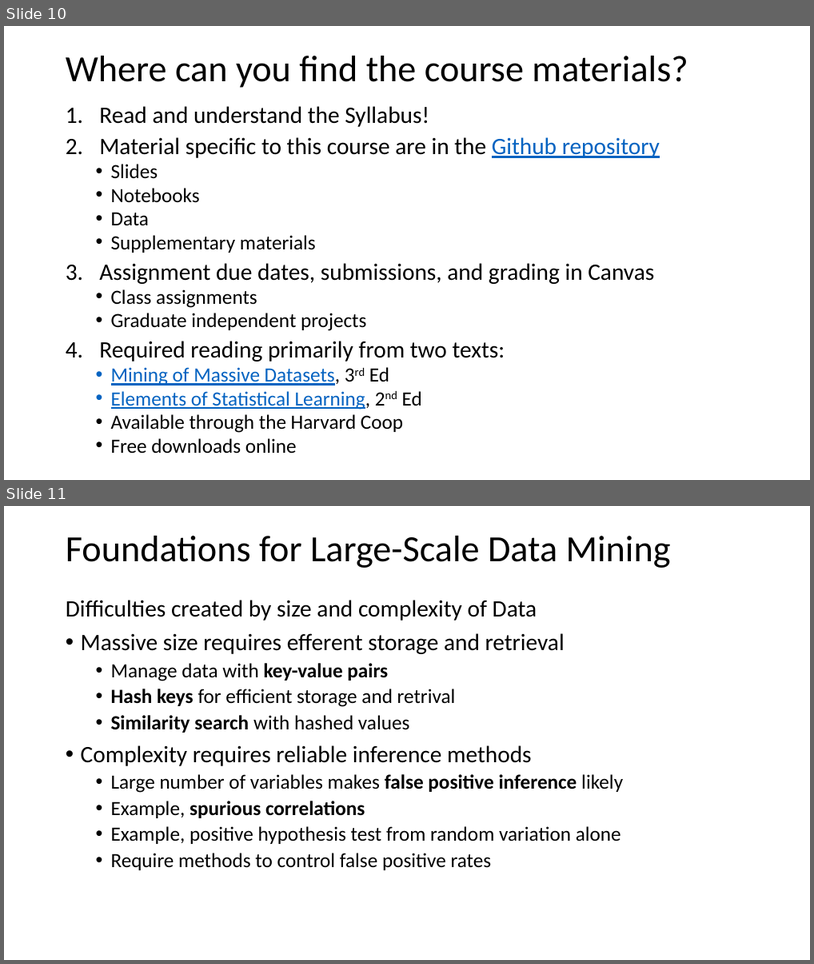
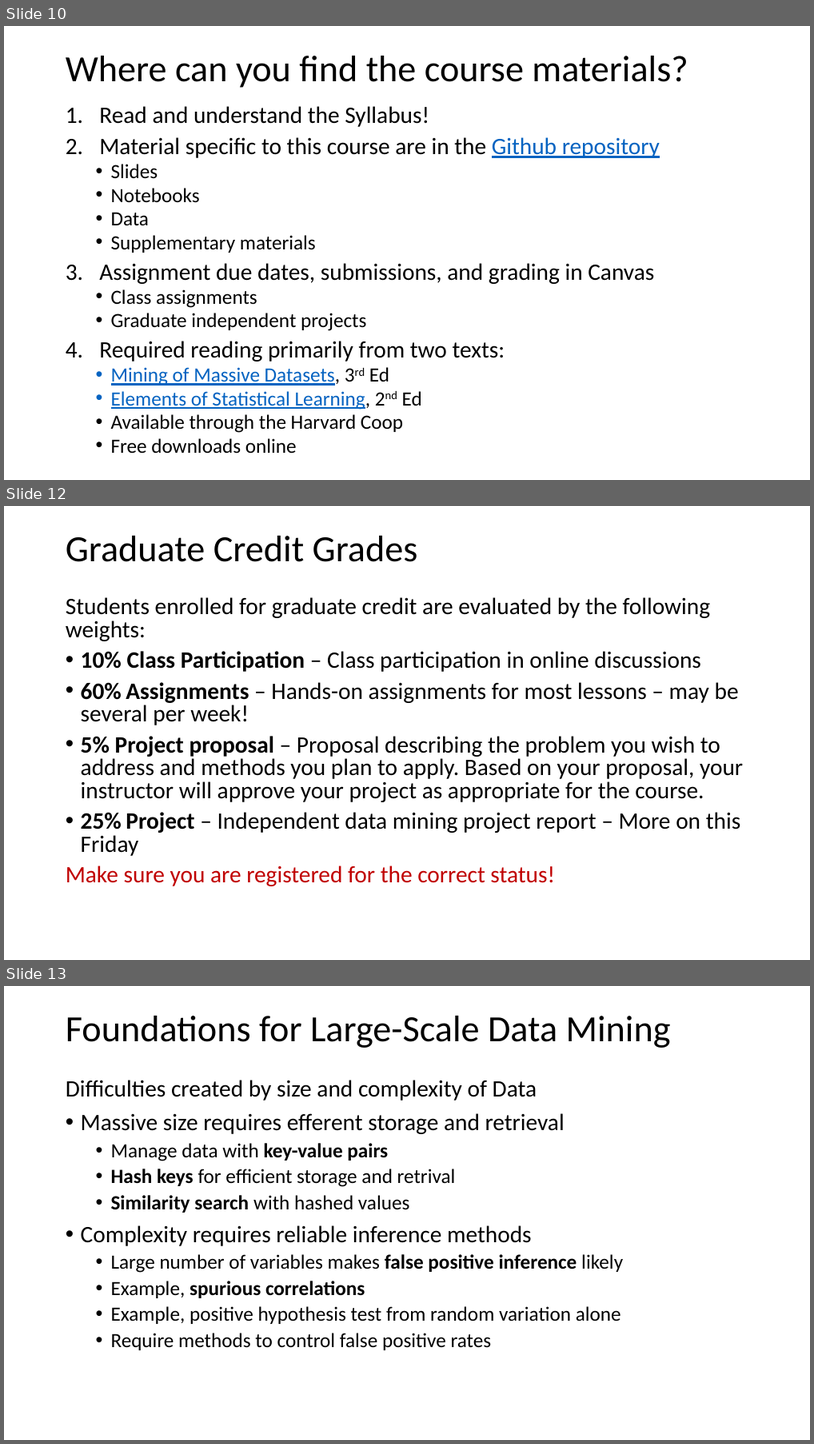
Before and after one commit to StephenElston/CSCI-E-108, a slide deck: slides/1_Introduction.pptx. Shown one above the other, each under a label of ours: slides 10 and 11 before the commit, slides 10, 12 and 13 after it; the slides between them are not shown. The pictures are 814x964 and 814x1444 pixels, drawn with LibreOffice and Linux fonts; fonts in the diff are those of the drawing. Boxes give left, top, right and bottom in pixels: in the first picture for what was removed or moved away, otherwise in the second. Text is boxed around its words. In the diff, an @@ line names an element or a change of style, - is before the commit and + after.

Commit message:
Updates and corrections to slides

```diff
--- a/slides/1_Introduction.pptx
+++ b/slides/1_Introduction.pptx
@@ slide 12 added at bbox=[4, 506, 810, 960], background #FFFFFF @@
@@ text added at bbox=[66, 536, 418, 562], 44 pt, text #000000 @@
+Graduate Credit Grades
@@ text added at bbox=[66, 597, 743, 886], 28 pt, text #000000 @@
+Students enrolled for graduate credit are evaluated by the following weights:
+• 10% Class Participation – Class participation in online discussions
+• 60% Assignments – Hands-on assignments for most lessons – may be several per week!
+• 5% Project proposal – Proposal describing the problem you wish to address and methods you plan to apply. Based on your proposal, your instructor will approve your project as appropriate for the course.
+• 25% Project – Independent data mining project report – More on this Friday
+Make sure you are registered for the correct status!
@@ what was slide 11 is now slide 13 @@
```
Also in this commit, not shown: 2 slides changed, 2 other slides added, 1 other file.
